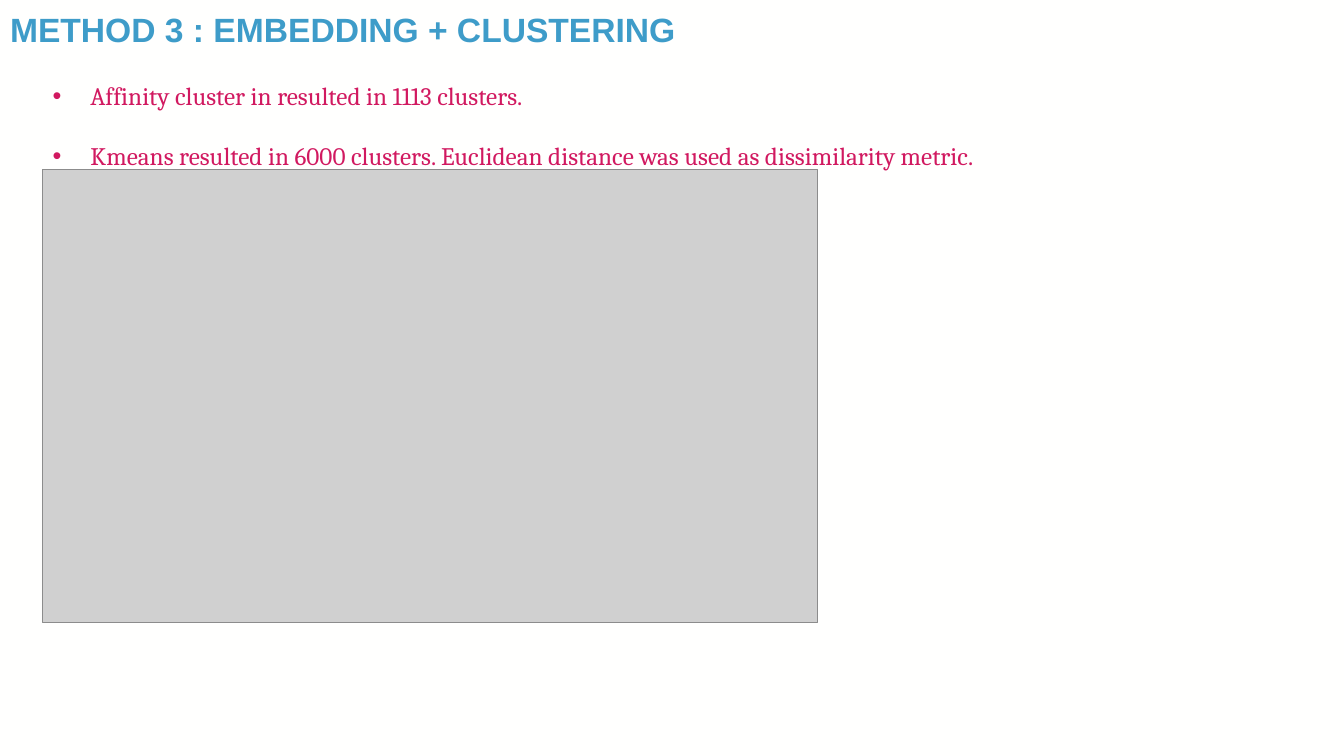
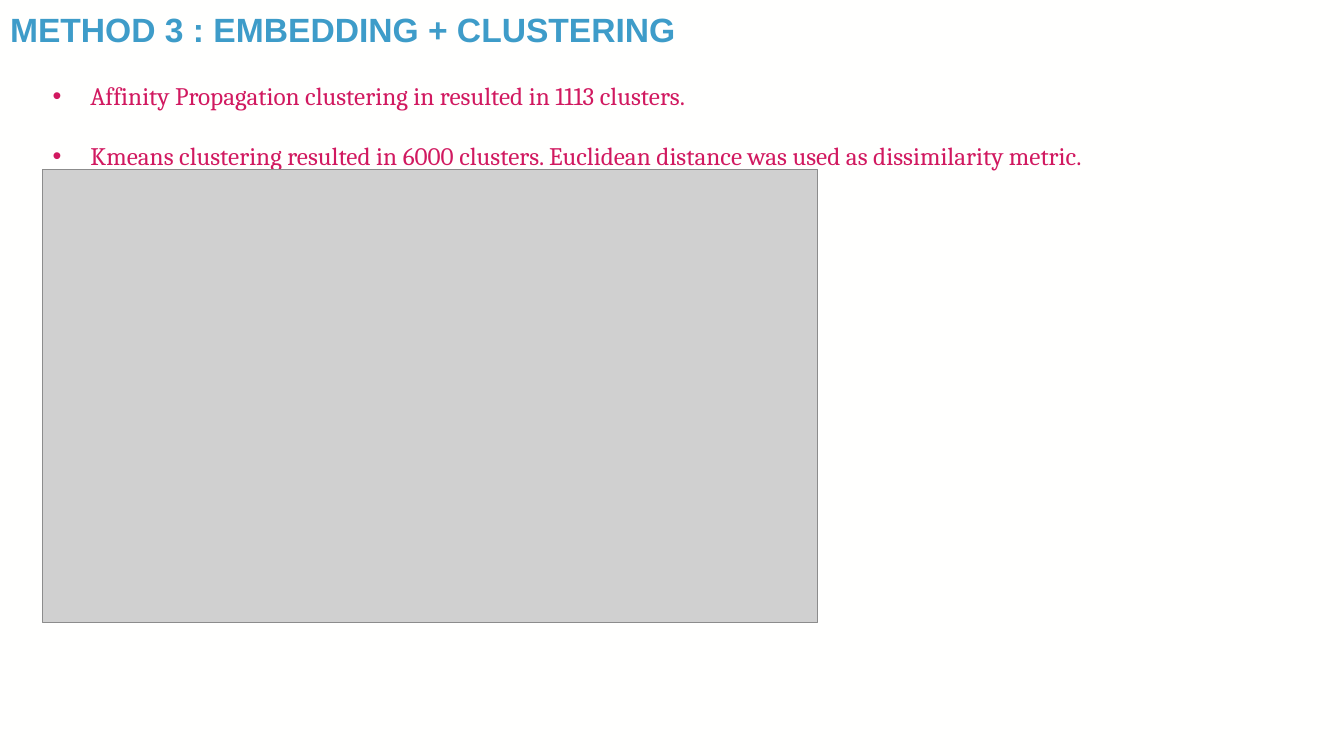
Before and after one commit to TaylorResearchLab/CANTOS, a slide deck: slide 25 of presentations/BIG_2024.pptx (slide 21 before the commit). Drawn at 1344x756 pixels with LibreOffice and Linux fonts; fonts in the diff are those of the drawing; grey boxes stand for pictures; background and template pictures are left out. Boxes give left, top, right and bottom in pixels: in the first picture for what was removed or moved away, otherwise in the second. Text is boxed around its words. In the diff, an @@ line names an element or a change of style, - is before the commit and + after.

```diff
--- a/presentations/BIG_2024.pptx
+++ b/presentations/BIG_2024.pptx
@@ text at <box>90,87,1081,171</box>: text changed @@
-• Affinity cluster in resulted in 1113 clusters.
-• Kmeans resulted in 6000 clusters. Euclidean distance was used as dissimilarity metric.
+• Affinity Propagation clustering in resulted in 1113 clusters.
+• Kmeans clustering resulted in 6000 clusters. Euclidean distance was used as dissimilarity metric.
```
Also in this commit, not shown: 15 other slides changed, 7 slides added, 2 slides removed, 1 other file.
